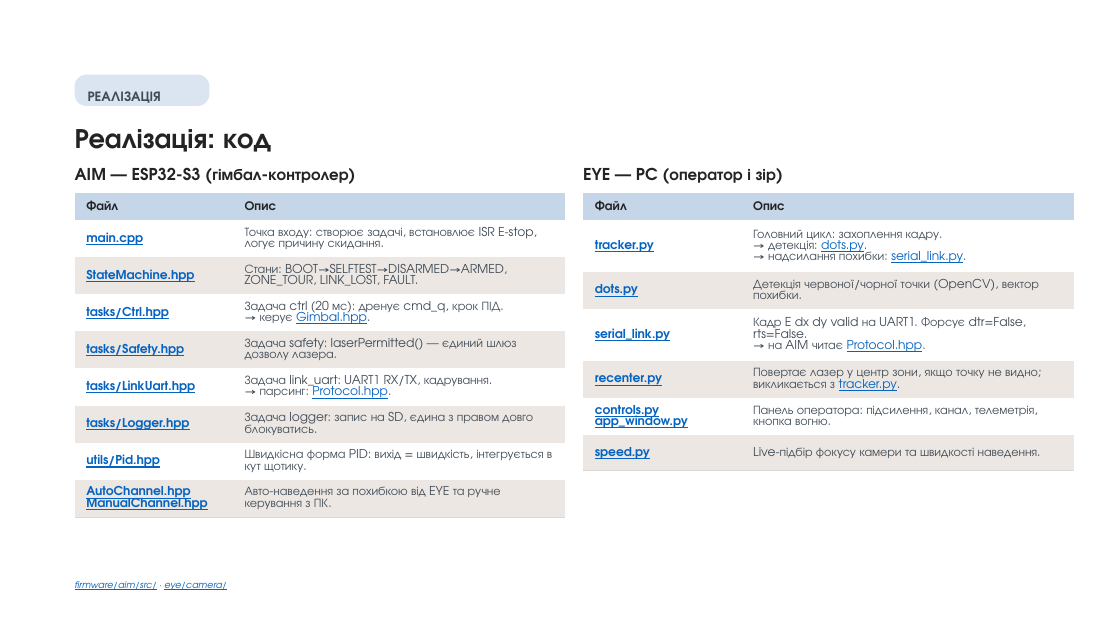
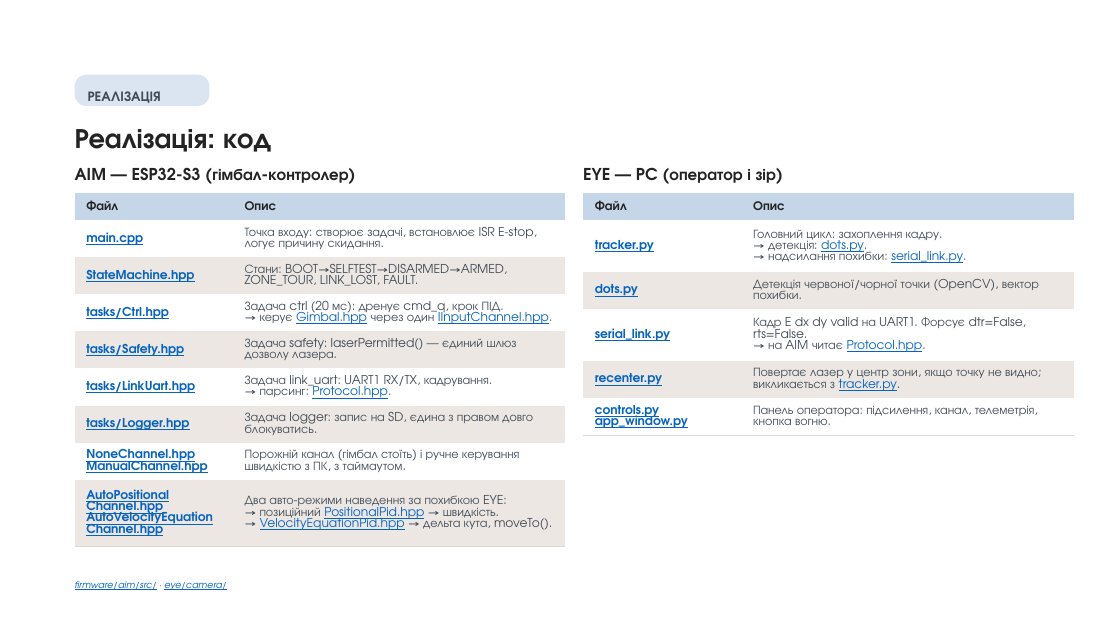
Before and after one commit to melnikvitaly/workshops, a slide deck: slide 8 of workshop-7-final_project/docs/assestment/presentation/Laser Gimbal with Camera Tracking on ESP32-S3.pptx. Drawn at 1120x630 pixels with LibreOffice and Linux fonts; fonts in the diff are those of the drawing. Boxes give left, top, right and bottom in pixels: in the first picture for what was removed or moved away, otherwise in the second. Text is boxed around its words. In the diff, an @@ line names an element or a change of style, - is before the commit and + after.

Commit message:
wip

```diff
--- a/workshop-7-final_project/docs/assestment/presentation/Laser Gimbal with Camera Tracking on ESP32-S3.pptx
+++ b/workshop-7-final_project/docs/assestment/presentation/Laser Gimbal with Camera Tracking on ESP32-S3.pptx
@@ table at bbox=[75, 192, 565, 561] @@
-row 4, column 2: Задача ctrl (20 мс): дренує cmd_q, крок ПІД. / → керує Gimbal.hpp.
+row 4, column 2: Задача ctrl (20 мс): дренує cmd_q, крок ПІД. / → керує Gimbal.hpp через один IInputChannel.hpp.
-row 8, column 1: utils/Pid.hpp
+row 8, column 1: NoneChannel.hpp / ManualChannel.hpp
-row 8, column 2: Швидкісна форма PID: вихід = швидкість, інтегрується в кут щотику.
+row 8, column 2: Порожній канал (гімбал стоїть) і ручне керування швидкістю з ПК, з таймаутом.
-row 9, column 1: AutoChannel.hpp / ManualChannel.hpp
+row 9, column 1: AutoPositional Channel.hpp / AutoVelocityEquation Channel.hpp
-row 9, column 2: Авто-наведення за похибкою від EYE та ручне керування з ПК.
+row 9, column 2: Два авто-режими наведення за похибкою EYE: / → позиційний PositionalPid.hpp → швидкість. / → VelocityEquationPid.hpp → дельта кута, moveTo().
@@ table at bbox=[583, 192, 1074, 432] @@
-row 7: speed.py | Live-підбір фокусу камери та швидкості наведення.
```
Also in this commit, not shown: 1 other slide changed.
